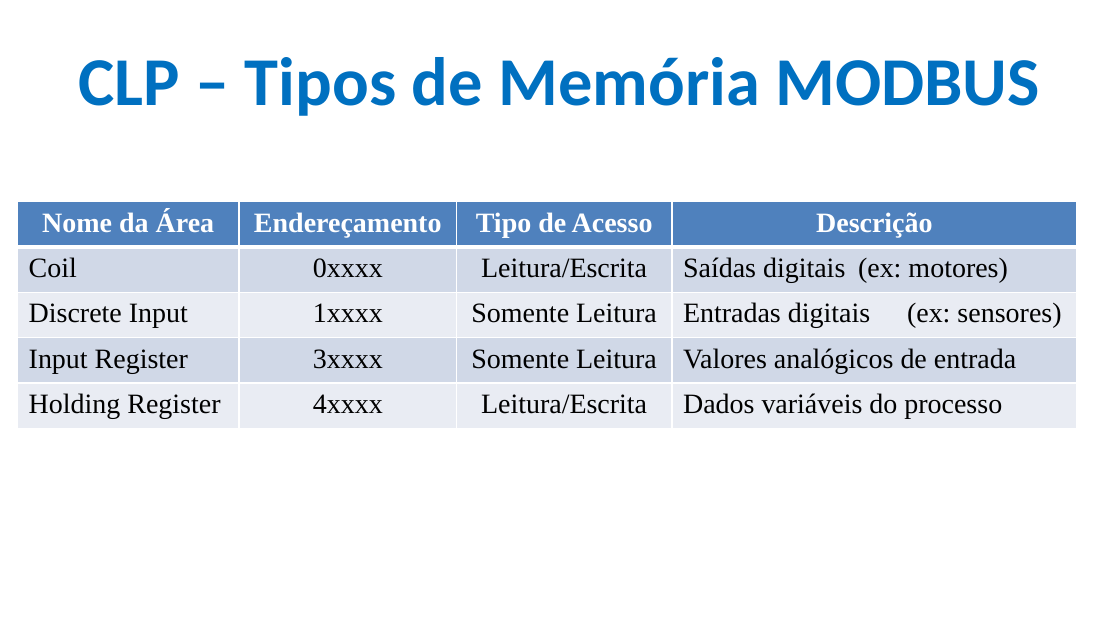
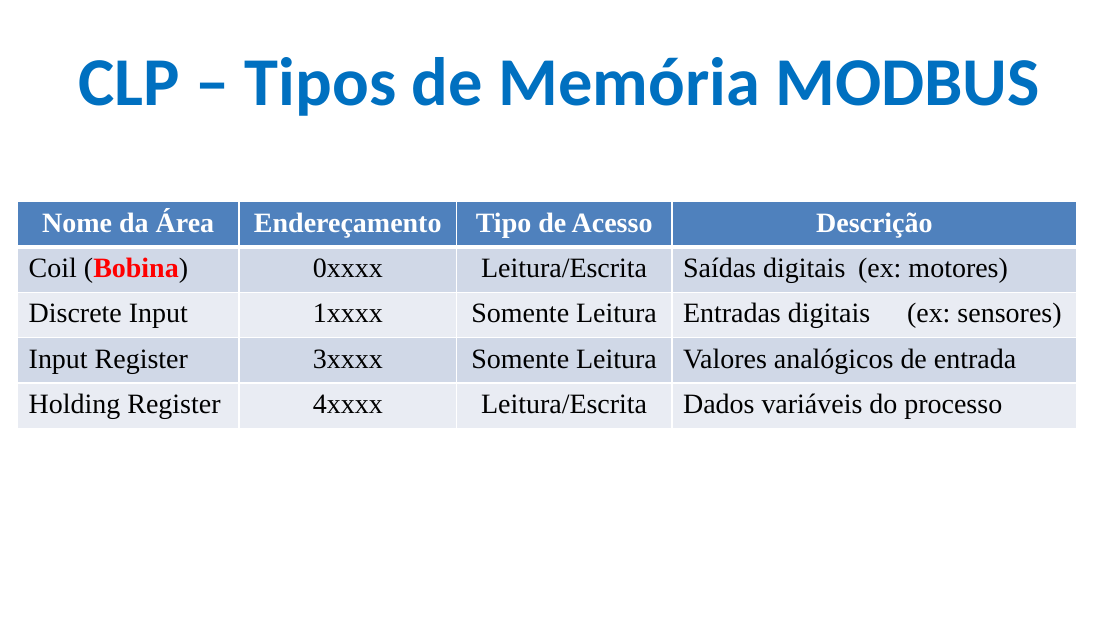
Before and after one commit to CloudEducationBrazil/WydenUniRuyControladoresLogicosProgCLP, a slide deck: slide 18 of 01 Classes/Aula6 - CLP - Redes Industriais MODBUS.pptx. Drawn at 1120x630 pixels with LibreOffice and Linux fonts; fonts in the diff are those of the drawing; background and template pictures are left out. Boxes give left, top, right and bottom in pixels: in the first picture for what was removed or moved away, otherwise in the second. Text is boxed around its words. In the diff, an @@ line names an element or a change of style, - is before the commit and + after.

Commit message:
Disciplina CLP MODBUS - 25Abr2025

```diff
--- a/01 Classes/Aula6 - CLP - Redes Industriais MODBUS.pptx
+++ b/01 Classes/Aula6 - CLP - Redes Industriais MODBUS.pptx
@@ table at (x1=18, y1=202, x2=1077, y2=429) @@
-row 2, column 1: Coil
+row 2, column 1: Coil (Bobina)
```
Also in this commit, not shown: 7 other slides changed.
